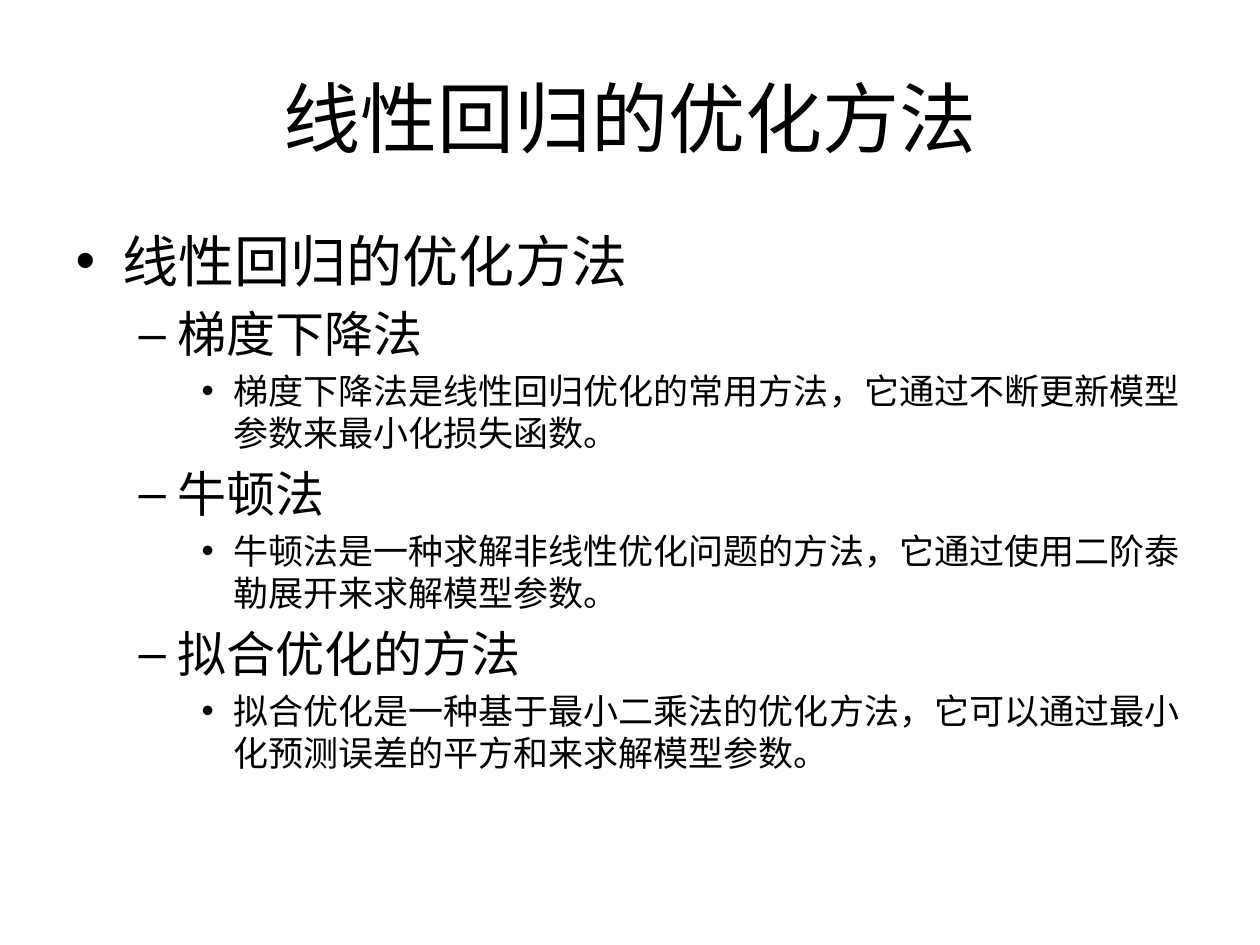
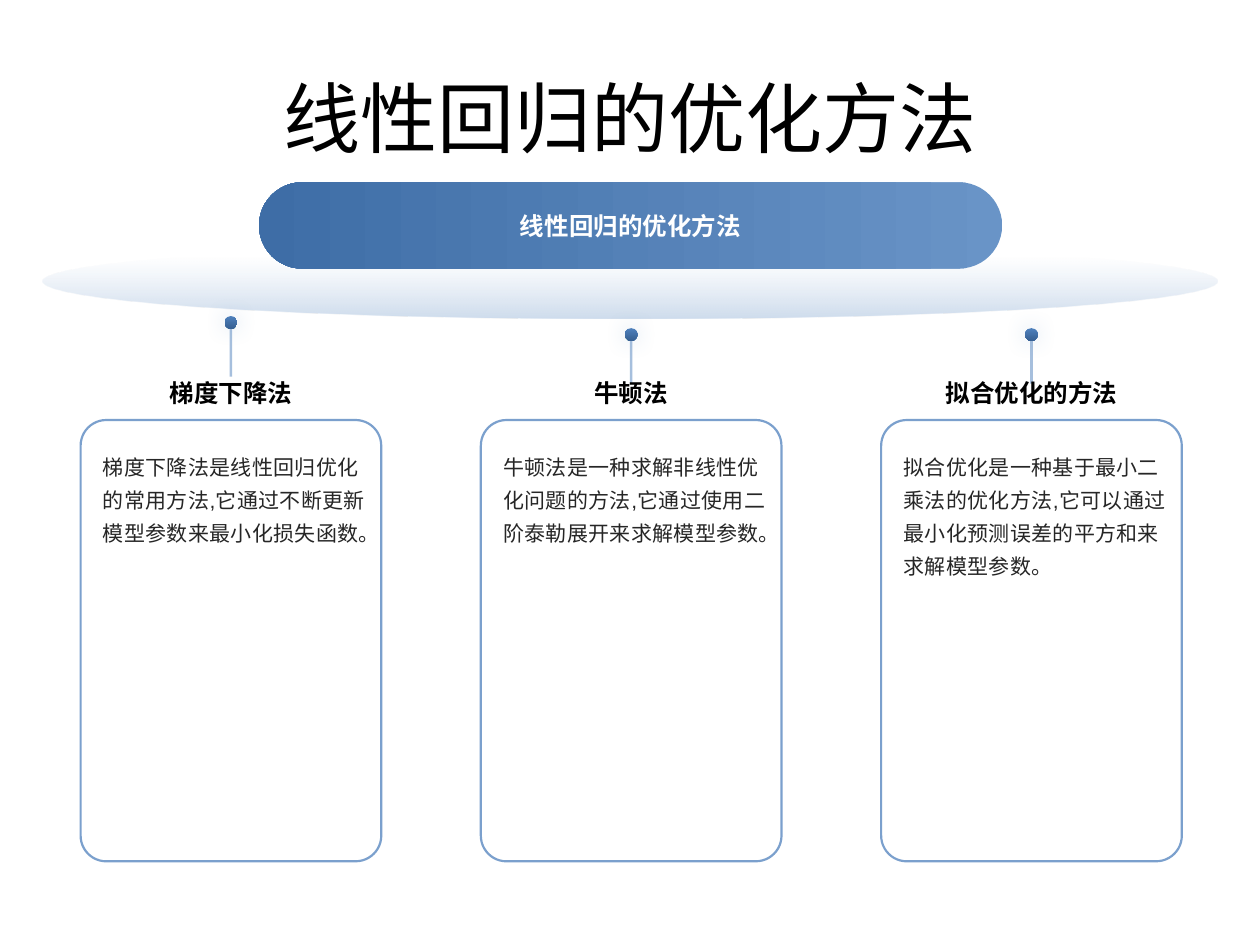
Before and after one commit to CWJ10242048/Lingxi-Lesson-Preparation-System, a slide deck: slide 6 of result/机器学习课程线性回归课时教学PPT.pptx. Drawn at 1260x945 pixels with LibreOffice and Linux fonts; fonts in the diff are those of the drawing; background and template pictures are left out. Boxes give left, top, right and bottom in pixels: in the first picture for what was removed or moved away, otherwise in the second. Text is boxed around its words. In the diff, an @@ line names an element or a change of style, - is before the commit and + after.

```diff
--- a/result/机器学习课程线性回归课时教学PPT.pptx
+++ b/result/机器学习课程线性回归课时教学PPT.pptx
@@ rounded rectangle added at (260, 183, 1003, 270), fill gradient #6994C7 to #3E6DA6, 14 pt, text #FFFFFF, bold @@
+线性回归的优化方法
@@ text removed at (123, 234, 1179, 769) @@
-• 线性回归的优化方法
-  – 梯度下降法
-    • 梯度下降法是线性回归优化的常用方法，它通过不断更新模型参数来最小化损失函数。
-  – 牛顿法
-    • 牛顿法是一种求解非线性优化问题的方法，它通过使用二阶泰勒展开来求解模型参数。
-  – 拟合优化的方法
-    • 拟合优化是一种基于最小二乘法的优化方法，它可以通过最小化预测误差的平方和来求解模型参数。
@@ ellipse added at (10, 262, 1250, 336), outline #4F81BD 2 pt @@
@@ ellipse added at (43, 243, 1217, 318), fill gradient #95B3D7 to #729ACA @@
@@ ellipse added at (224, 316, 237, 329), fill gradient #4F81BD to #376092 @@
@@ line added from (231, 329) to (231, 377), #FFFFFF 1.5 pt @@
@@ ellipse added at (625, 328, 638, 340), fill gradient #4F81BD to #376092 @@
@@ ellipse added at (1026, 328, 1038, 340), fill gradient #4F81BD to #376092 @@
@@ line added from (631, 341) to (631, 383), #FFFFFF 1.5 pt @@
@@ line added from (1032, 341) to (1032, 383), #FFFFFF 1.5 pt @@
@@ text added at (170, 381, 293, 405), 14 pt, text #000000, bold @@
+梯度下降法
@@ text added at (594, 377, 668, 405), 14 pt, text #000000, bold @@
+牛顿法
@@ text added at (945, 377, 1117, 405), 14 pt, text #000000, bold @@
+拟合优化的方法
@@ rounded rectangle added at (81, 420, 382, 861), outline #4F81BD 1.25 pt, 12 pt, text #262626 @@
+梯度下降法是线性回归优化的常用方法,它通过不断更新模型参数来最小化损失函数。
@@ rounded rectangle added at (481, 420, 782, 861), outline #4F81BD 1.25 pt, 12 pt, text #262626 @@
+牛顿法是一种求解非线性优化问题的方法,它通过使用二阶泰勒展开来求解模型参数。
@@ rounded rectangle added at (881, 420, 1182, 861), outline #4F81BD 1.25 pt, 12 pt, text #262626 @@
+拟合优化是一种基于最小二乘法的优化方法,它可以通过最小化预测误差的平方和来求解模型参数。
```
Also in this commit, not shown: 6 other slides changed, 20 other files.
